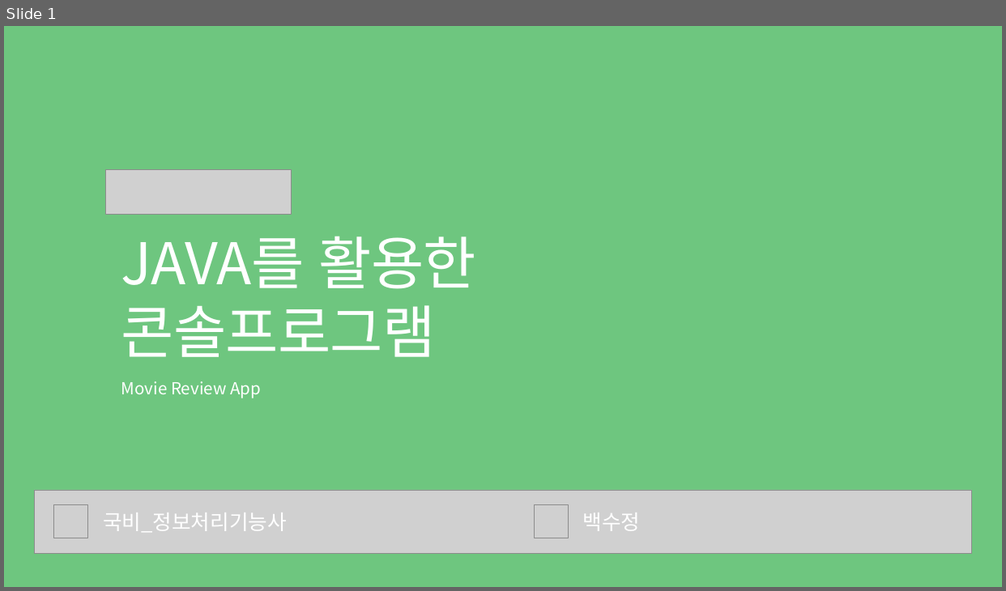
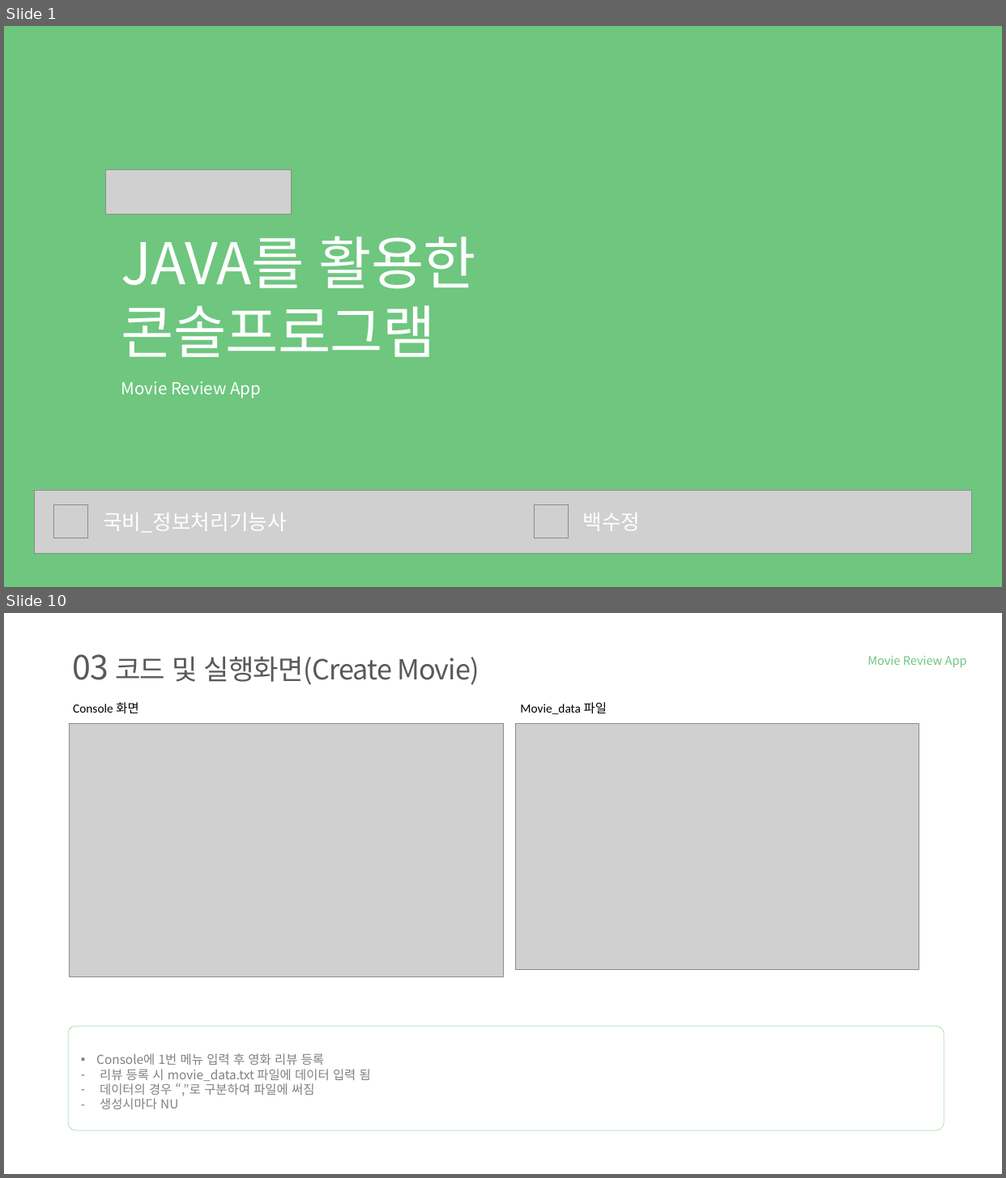
Before and after one commit to tnwjd121/MovieApp, a slide deck: ppt/국비(정보처리기능사)_백수정.pptx. Shown one above the other, each under a label of ours: slide 1 before the commit, slides 1 and 10 after it; the slides between them are not shown. The pictures are 1006x591 and 1006x1178 pixels, drawn with LibreOffice and Linux fonts; fonts in the diff are those of the drawing; grey boxes stand for pictures; background and template pictures are left out. Boxes give left, top, right and bottom in pixels: in the first picture for what was removed or moved away, otherwise in the second. Text is boxed around its words. In the diff, an @@ line names an element or a change of style, - is before the commit and + after.

Commit message:
프로젝트 랭크 함수 수정 및 data 추가

```diff
--- a/ppt/국비(정보처리기능사)_백수정.pptx
+++ b/ppt/국비(정보처리기능사)_백수정.pptx
@@ slide 10 added at [4, 613, 1002, 1174], background #FFFFFF @@
@@ text added at [72, 654, 479, 685], 40 pt, text #595959 @@
+03 코드 및 실행화면(Create Movie)
@@ text added at [867, 656, 967, 668], 17 pt, text #6EC67F @@
+Movie Review App
@@ text added at [73, 702, 138, 713], 18 pt, text #000000 @@
+Console 화면
@@ text added at [520, 702, 607, 714], 18 pt, text #000000 @@
+Movie_data 파일
@@ picture added at [70, 723, 503, 977] @@
@@ picture added at [515, 723, 918, 969] @@
@@ rounded rectangle added at [68, 1026, 944, 1131], outline #75D387 0.5 pt @@
@@ text added at [96, 1054, 371, 1110], 18 pt, text #808080 @@
+▪ Console에 1번 메뉴 입력 후 영화 리뷰 등록
+– 리뷰 등록 시 movie_data.txt 파일에 데이터 입력 됨
+– 데이터의 경우 “,”로 구분하여 파일에 써짐
+– 생성시마다 NU
```
Also in this commit, not shown: 4 slides changed, 4 other slides added, 1 slide removed, 3 other files.
